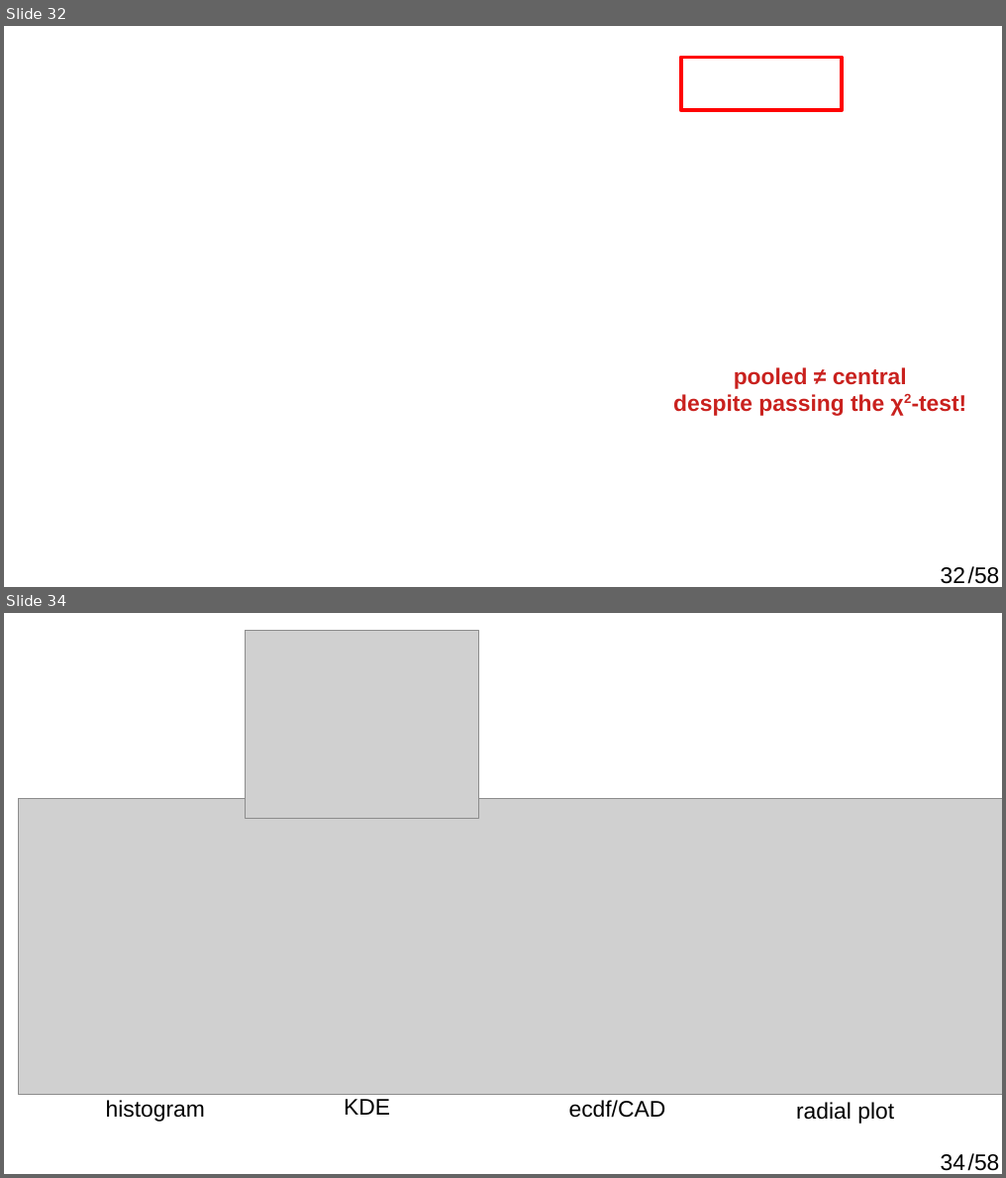
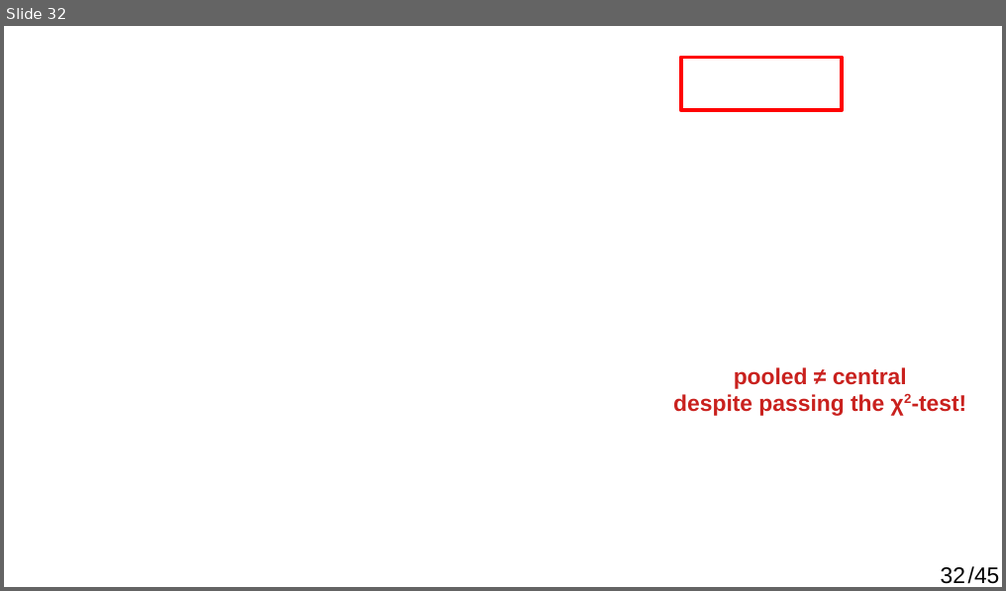
Before and after one commit to pvermees/Thermo2025, a slide deck: handout/ThermoAsia.odp. Shown one above the other, each under a label of ours: slides 32 and 34 before the commit, slide 32 after it; the slides between them are not shown. The pictures are 1006x1178 and 1006x591 pixels, drawn with LibreOffice and Linux fonts; fonts in the diff are those of the drawing; grey boxes stand for pictures; background and template pictures are left out. Boxes give left, top, right and bottom in pixels: in the first picture for what was removed or moved away, otherwise in the second. Text is boxed around its words. In the diff, an @@ line names an element or a change of style, - is before the commit and + after.

```diff
--- a/handout/ThermoAsia.odp
+++ b/handout/ThermoAsia.odp
@@ slide 34 removed at box(4, 613, 1002, 1174), background #FFFFFF; not listed: 2 template elements that a slide beside it also shows @@
@@ picture removed at box(245, 631, 478, 819) @@
@@ picture removed at box(19, 799, 1002, 1096) @@
@@ text removed at box(106, 1100, 205, 1122) @@
-histogram
@@ text removed at box(344, 1099, 390, 1115) @@
-KDE
@@ text removed at box(569, 1100, 666, 1118) @@
-ecdf/CAD
@@ text removed at box(796, 1102, 894, 1124) @@
-radial plot
@@ slide 32 changed as well @@
@@ text at box(968, 567, 1000, 584): text changed @@
-/58
+/45
```
Also in this commit, not shown: 39 other slides changed, 5 slides added, 17 other slides removed.
